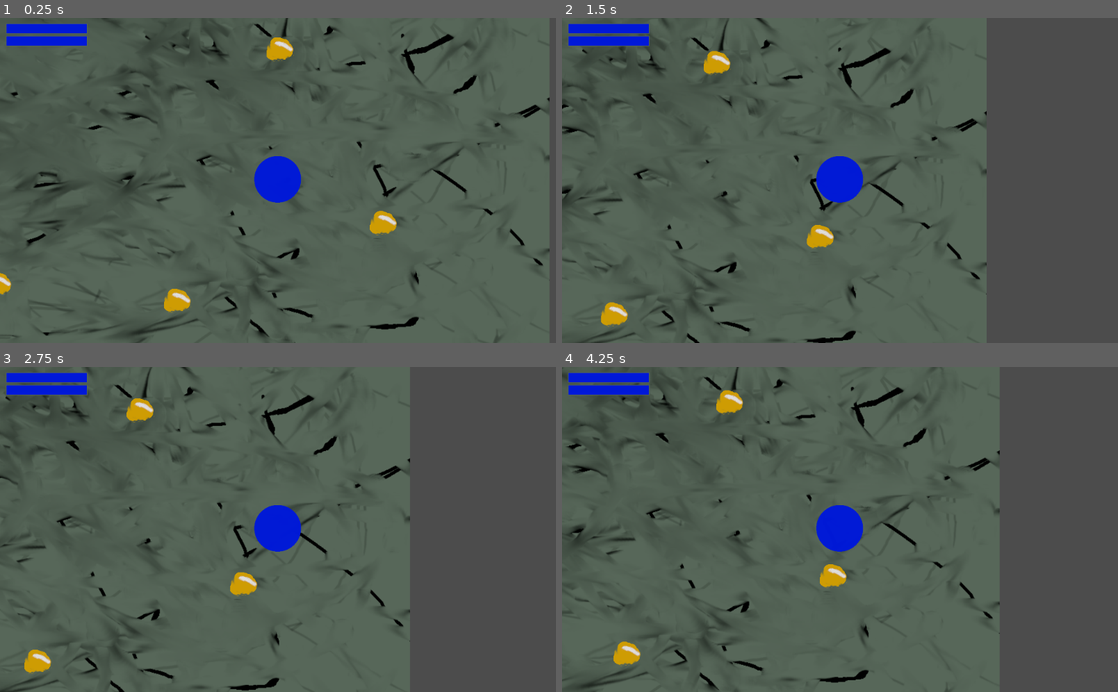
Above: before the commit, frames 1-4 (two rows, left to right).
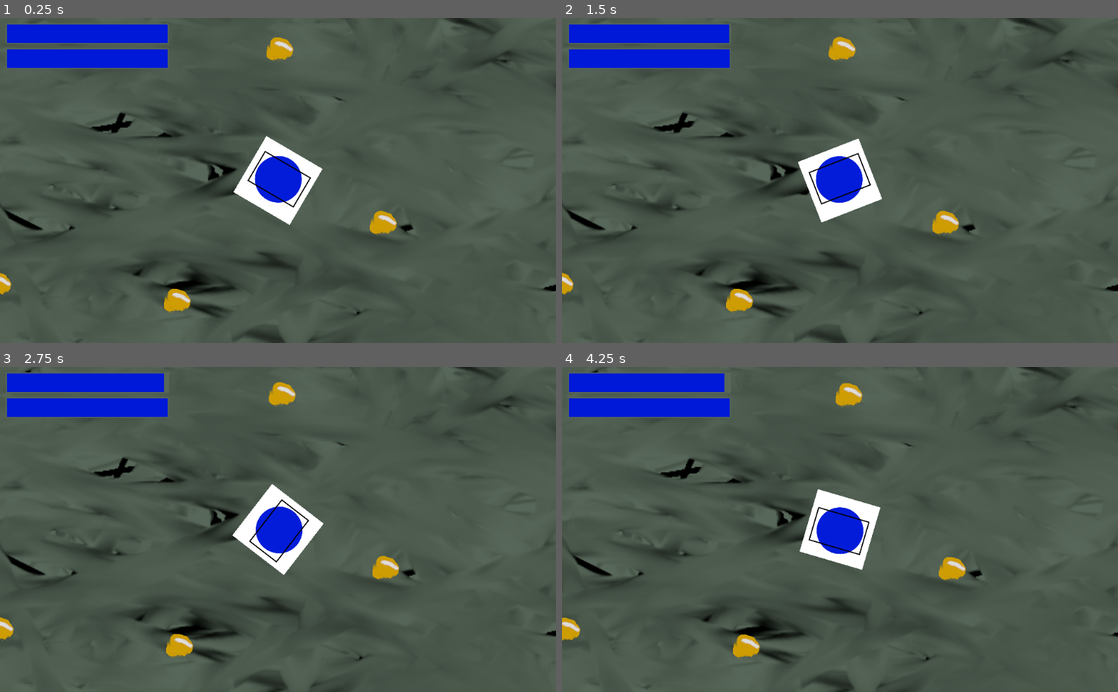
Above: after the commit, the same moments.

Repository: AkaiTobira/MotherNature
Game: Godot game, scene res://Scenes/Main.tscn
The game is run twice, just before and just after one commit, with the same random seed, the same clock (stepped at 60 frames per second) and the same inputs.
Inputs (mouse positions are in pixels of both pictures, inside the frame that each line leads up to):
- Up to frame 1 (0.25 s): no input
- Up to frame 2 (1.5 s): tap Enter at 0.5 s; move the mouse to (962, 164) at 0.52 s; click (962, 164) at 0.67 s; drag from (728, 196) to (812, 245) at 1.27 s
- Up to frame 3 (2.75 s): move the mouse to (333, 458) at 2.02 s; click (333, 458) at 2.17 s
- Up to frame 4 (4.25 s): drag from (812, 594) to (673, 480) at 2.77 s; move the mouse to (1006, 578) at 3.52 s; click (1006, 578) at 3.67 s

The runs differ from the first frame. In frame 1, 14% of the frame differs, in the area x 0-100%, y 0-100%; in frame 2, 16%; in frame 3, 16%; in frame 4, 16%.

Commit message:
Movement

Diff:
--- a/Scenes/GUI.tscn
+++ b/Scenes/GUI.tscn
@@ -3,24 +3,22 @@
 [ext_resource path="res://Graphics/Hp_under.png" type="Texture" id=1]
 [ext_resource path="res://Graphics/Hp_current.png" type="Texture" id=2]
 
-[node name="CanvasLayer" type="CanvasLayer"]
+[node name="GUi" type="CanvasLayer"]
 
 [node name="Hp" type="TextureProgress" parent="."]
 margin_left = 11.2927
 margin_top = 10.4356
 margin_right = 311.293
 margin_bottom = 48.4356
-rect_scale = Vector2( 0.5, 0.5 )
 value = 100.0
 texture_under = ExtResource( 1 )
 texture_progress = ExtResource( 2 )
 
 [node name="Energy" type="TextureProgress" parent="."]
 margin_left = 10.9896
-margin_top = 33.4826
+margin_top = 56.4826
 margin_right = 310.99
-margin_bottom = 71.4826
-rect_scale = Vector2( 0.5, 0.5 )
+margin_bottom = 94.4826
 value = 100.0
 texture_under = ExtResource( 1 )
 texture_progress = ExtResource( 2 )
--- a/Scenes/Main.tscn
+++ b/Scenes/Main.tscn
@@ -8,29 +8,25 @@
 [sub_resource type="GDScript" id=1]
 script/source = "extends Node2D
 
-# Declare member variables here. Examples:
-# var a = 2
-# var b = \"text\"
-
-# Called when the node enters the scene tree for the first time.
 func _ready():
 	pass # Replace with function body.
 
-"
+func _process(delta):
+	$GUI/Hp.value     = $Player.hp
+	$GUI/Energy.value = $Player.energy"
 
 [node name="Main" type="Node2D"]
 script = SubResource( 1 )
 
-[node name="KinematicBody2D" parent="." instance=ExtResource( 1 )]
+[node name="Player" parent="." instance=ExtResource( 1 )]
 position = Vector2( 789, 372 )
 z_index = 1
 
 [node name="Backgourn" type="Sprite" parent="."]
-position = Vector2( 522.278, 302 )
-scale = Vector2( 0.538502, 0.563734 )
+position = Vector2( 862.669, 433.235 )
 texture = ExtResource( 2 )
 
-[node name="CanvasLayer" parent="." instance=ExtResource( 3 )]
+[node name="GUI" parent="." instance=ExtResource( 3 )]
 
 [node name="Node2D" parent="." instance=ExtResource( 4 )]
 position = Vector2( 229.045, 123.716 )
--- a/Scenes/Player.tscn
+++ b/Scenes/Player.tscn
@@ -8,44 +8,86 @@
 var energy = 100.0
 var hp     = 100.0
 
-var direction = Vector2(0,0)
+var direction    = Vector2(0,0)
 
+var target_point = position
+var speed         = 0
+var speed_incease = 25
+var speed_max     = 150
+
+var boost_bonus = 0
+var boost_cost  = 25
+var boost_max   = 350
+
+var lock_move   = 0
 
 func _ready():
 	pass # Replace with function body.
 
 func update_hp(delta):
 	hp -= 1 * delta
-	#$Camera2D/Hp.value = hp
 
 func _process(delta):
 	update_hp(delta)
-	pass
 
 func _input(event):
+	if(Input.is_mouse_button_pressed(BUTTON_LEFT) and not boost_bonus):
+		target_point = get_viewport().get_mouse_position()
+		var origin_position = get_global_transform_with_canvas().origin
+		direction = (target_point  - origin_position).normalized()
 
-	if(Input.is_mouse_button_pressed(BUTTON_LEFT)):
+	if(Input.is_mouse_button_pressed(BUTTON_RIGHT) and not boost_bonus):
+		if energy < boost_cost: return
+
+		target_point = get_viewport().get_mouse_position()
+
+		energy    -=  boost_cost
+
+		speed       = speed_max
+		boost_bonus = boost_max
 		var origin_position = get_global_transform_with_canvas().origin
-		#print( get_viewport().get_mouse_position(), \" \", position, \" \", get_global_transform_with_canvas().origin )
-		direction = get_viewport().get_mouse_position()  - origin_position
-   # Mouse in viewport coordinates
-#	if event is InputEventMouseButton:
+		direction = (target_point  - origin_position).normalized()
+
+func move_character(delta):
+	boost_bonus = max( boost_bonus- speed_max*delta, 0 )
+
+	if(Input.is_mouse_button_pressed(BUTTON_LEFT) and not boost_bonus):
+		speed = min( speed_incease*delta + speed, speed_max)
+	else: speed = max( speed - speed_incease*delta, 0 )
+	var velocity = delta * direction * ( speed + boost_bonus )
+
+	if not boost_bonus: pass
+	else: target_point = get_global_transform_with_canvas().origin
+	position += velocity
+
+func rotate_character(delta):
+
+	var angle      = get_global_transform_with_canvas().origin.angle_to_point(target_point)
+	var angle_diff = ( angle - deg2rad($Player.rotation_degrees) ) * delta
+	#print( angle_diff)
+	$Player.rotation_degrees = rad2deg(angle)#$Player.rotation_degrees + rad2deg(angle_diff)
+	#print( angle )
 
 
-#		print(\"Mouse Click/Unclick at: \", event.position)
-#   elif event is InputEventMouseMotion:
-#       print(\"Mouse Motion at: \", event.position)
 	pass
 
 
 func _physics_process(delta):
+	move_character(delta)
+	rotate_character(delta)
 
-	#if Input.is_key_pressed( \"Move\"  ):
-	#	print( direction )
-	#	direction = get_viewport().get_mouse_position() - position
 
-	position += delta * direction
-	pass"
+	#var angle = global_position.angle_to_point(get_global_mouse_position())
+	#normal = normal.rotated( angle - deg2rad( $Player.rotation_degrees ) * delta )
+	#var angle_diff = (rad2deg(angle) - $Player.rotation_degrees) * delta
+	#$Player.rotation_degrees += angle_diff
+
+	#rotation = get_global_mouse_position().angle_to_point(position)
+
+
+	#print(rad2deg(angle))
+
+"
 
 [sub_resource type="CircleShape2D" id=2]
 radius = 113.687
Binary file changed: Graphics/Player.png
